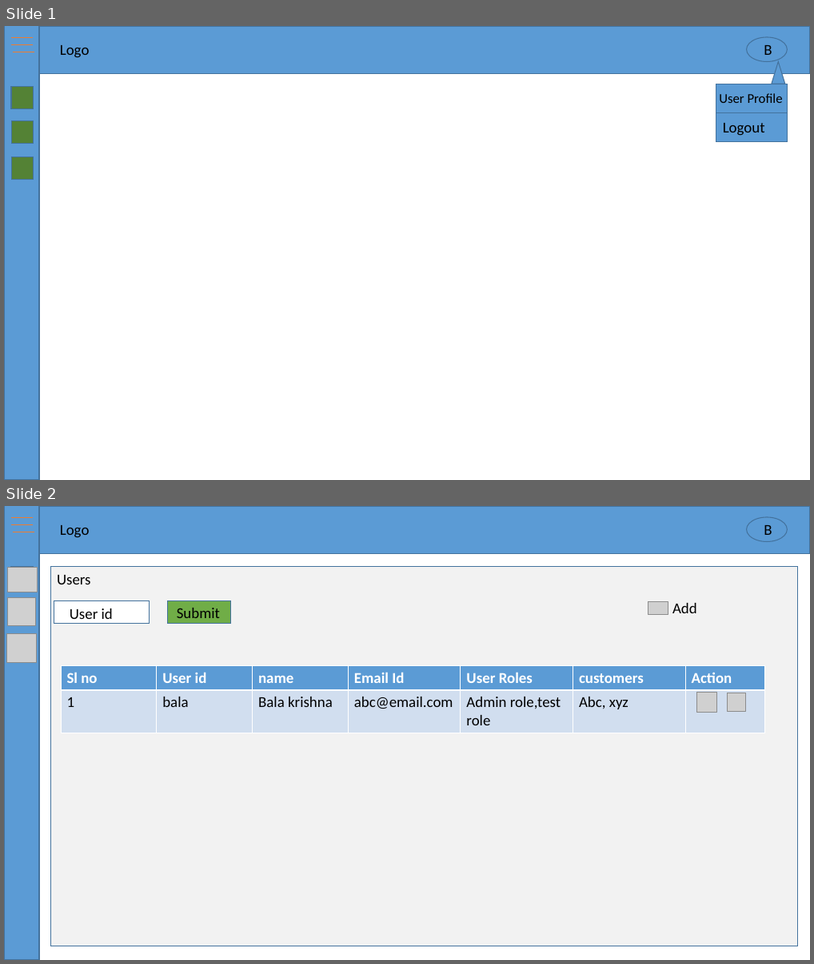
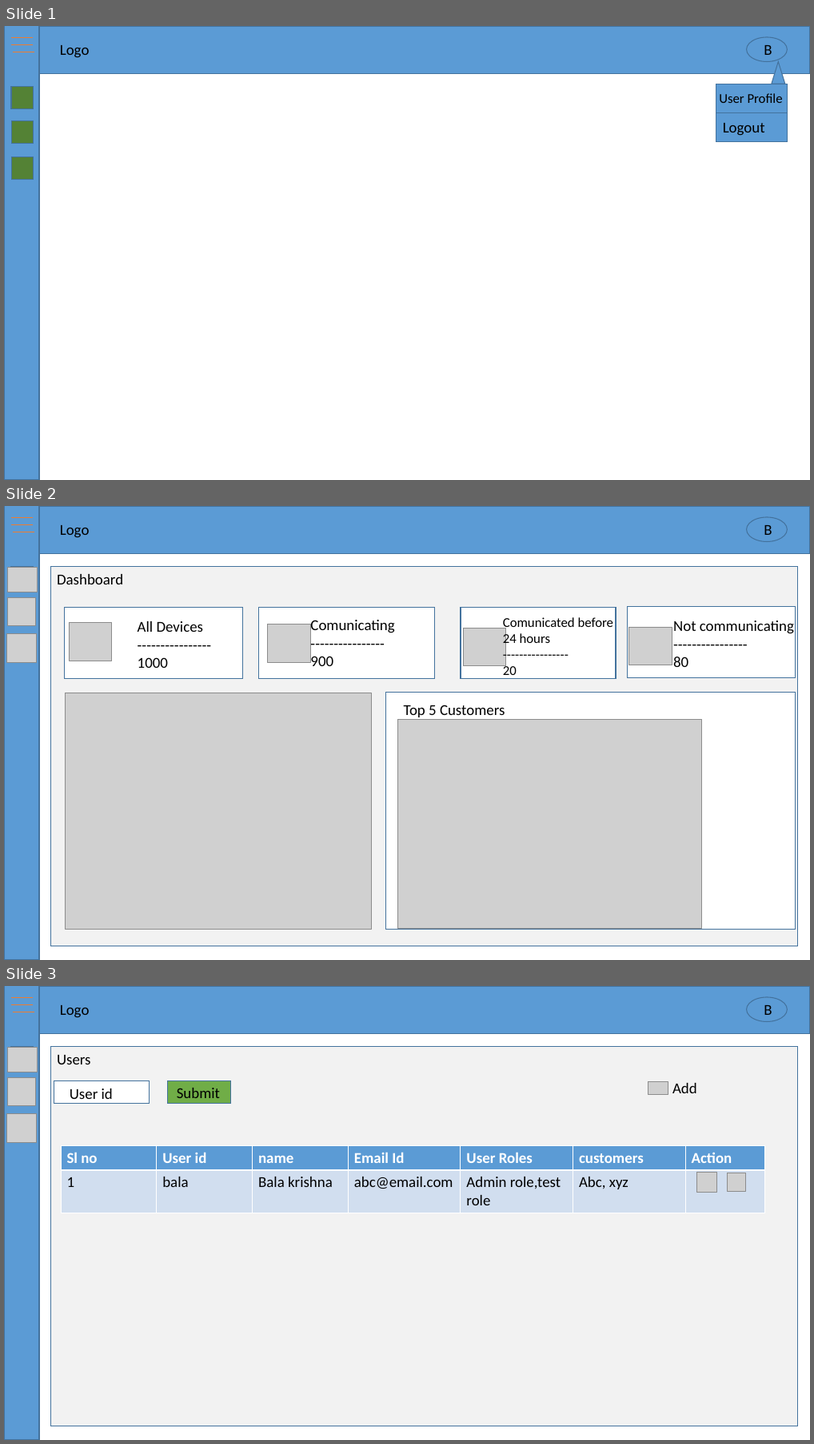
Before and after one commit to achuth-ranga/designs, a slide deck: UI.pptx. Shown one above the other, each under a label of ours: slides 1 and 2 before the commit, slides 1, 2 and 3 after it. The pictures are 814x964 and 814x1444 pixels, drawn with LibreOffice and Linux fonts; fonts in the diff are those of the drawing; grey boxes stand for pictures. Boxes give left, top, right and bottom in pixels: in the first picture for what was removed or moved away, otherwise in the second. Text is boxed around its words. In the diff, an @@ line names an element or a change of style, - is before the commit and + after.

Commit message:
dashboard slide added

```diff
--- a/UI.pptx
+++ b/UI.pptx
@@ slide 2 added at <box>4,506,810,960</box>, background #FFFFFF @@
@@ rectangle added at <box>4,506,810,554</box>, fill #5B9BD5, outline #43739E 1 pt @@
@@ rectangle added at <box>4,506,39,960</box>, fill #5B9BD5, outline #43739E 1 pt @@
@@ line added from (11, 517) to (33, 517), #ED7D31 0.5 pt @@
@@ line added from (11, 524) to (33, 524), #ED7D31 0.5 pt @@
@@ text added at <box>60,525,90,538</box>, 18 pt, text #000000 @@
+Logo
@@ ellipse added at <box>747,517,787,542</box>, fill #5B9BD5, outline #43739E 1 pt @@
@@ text added at <box>764,525,772,535</box>, 18 pt, text #000000 @@
+B
@@ line added from (13, 532) to (34, 532), #ED7D31 0.5 pt @@
@@ picture added at <box>7,567,38,592</box> @@
@@ rectangle added at <box>11,567,33,589</box>, fill #548235, outline #43739E 1 pt @@
@@ rectangle added at <box>51,567,799,946</box>, fill #F2F2F2, outline #43739E 1 pt @@
@@ text added at <box>57,574,123,584</box>, 18 pt, text #000000 @@
+Dashboard
@@ picture added at <box>8,598,35,626</box> @@
@@ rectangle added at <box>65,608,243,679</box>, fill #FFFFFF, outline #43739E 1 pt @@
@@ picture added at <box>69,622,112,660</box> @@
@@ text added at <box>138,621,204,668</box>, 18 pt, text #000000 @@
+All Devices
+----------------
+1000
@@ rectangle added at <box>258,608,434,679</box>, fill #FFFFFF, outline #43739E 1 pt @@
@@ picture added at <box>268,624,310,662</box> @@
@@ text added at <box>310,620,394,666</box>, 18 pt, text #000000 @@
+Comunicating
+----------------
+900
@@ rectangle added at <box>461,608,616,679</box>, fill #FFFFFF, outline #43739E 1 pt @@
@@ text added at <box>503,617,614,679</box>, 16 pt, text #000000 @@
+Comunicated before 24 hours
+----------------
+20
@@ rectangle added at <box>628,607,796,679</box>, fill #FFFFFF, outline #43739E 1 pt @@
@@ text added at <box>674,620,794,667</box>, 18 pt, text #000000 @@
+Not communicating
+----------------
+80
@@ picture added at <box>7,634,37,662</box> @@
@@ picture added at <box>464,628,506,666</box> @@
@@ picture added at <box>630,627,673,665</box> @@
@@ picture added at <box>66,692,372,929</box> @@
@@ rectangle added at <box>386,692,796,929</box>, fill #FFFFFF, outline #43739E 1 pt @@
@@ picture added at <box>398,719,702,928</box> @@
@@ text added at <box>404,704,505,720</box>, 18 pt, text #000000 @@
+Top 5 Customers
@@ what was slide 2 is now slide 3 @@
```
